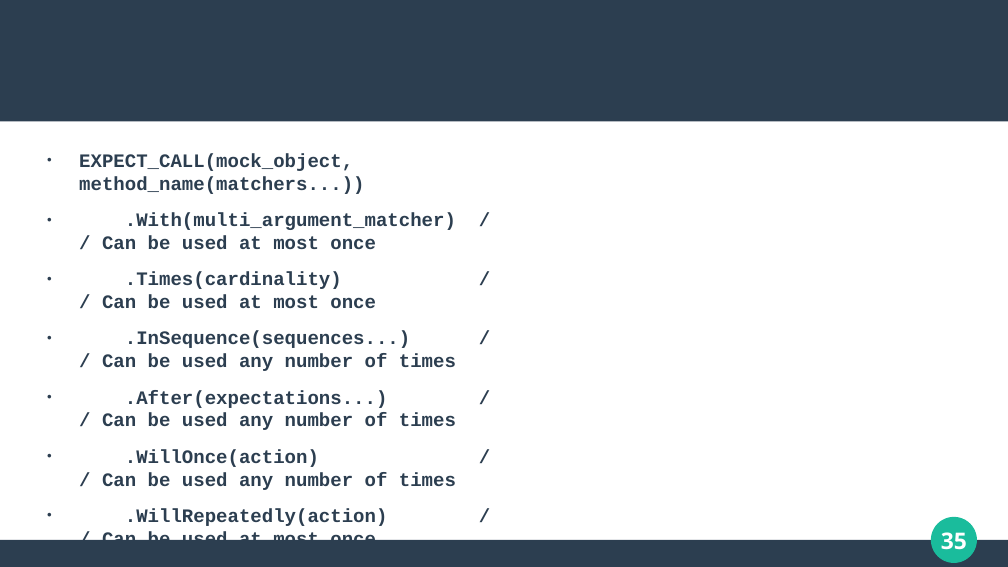
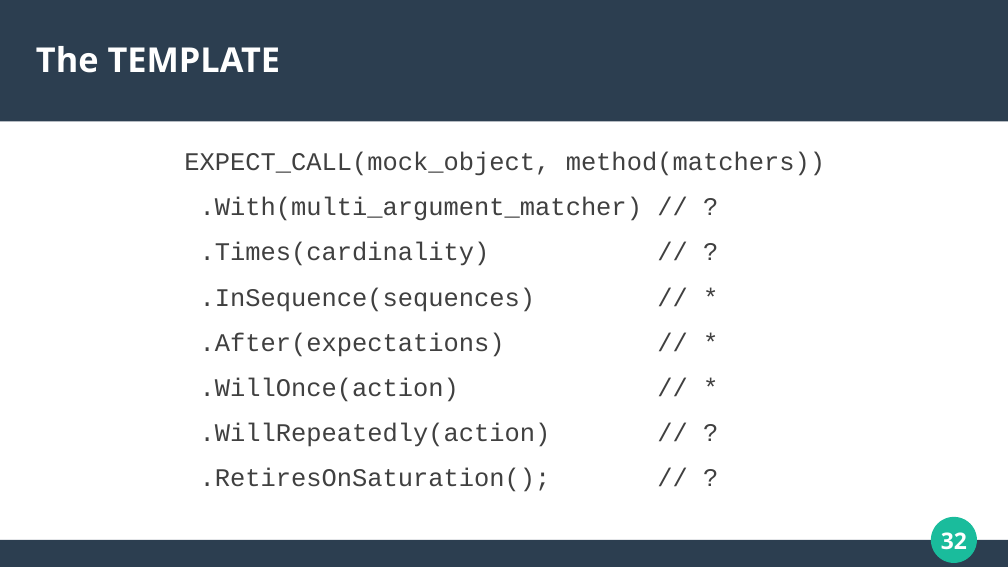
Before and after one commit to groskopf/gtest_training, a slide deck: slide 32 of presentation/presentation.odp (slide 35 before the commit). Drawn at 1008x567 pixels with LibreOffice and Linux fonts; fonts in the diff are those of the drawing. Boxes give left, top, right and bottom in pixels: in the first picture for what was removed or moved away, otherwise in the second. Text is boxed around its words. In the diff, an @@ line names an element or a change of style, - is before the commit and + after.

```diff
--- a/presentation/presentation.odp
+++ b/presentation/presentation.odp
@@ title added at [36,46,281,73], 27 pt, text #FFFFFF, bold @@
+The TEMPLATE
@@ text at [184,151,825,492]: text changed; size 15 to 20 pt; text colour #2C3E50 to #404040; bold off @@
-● EXPECT_CALL(mock_object, method_name(matchers...))
-● .With(multi_argument_matcher) // Can be used at most once
-● .Times(cardinality) // Can be used at most once
-● .InSequence(sequences...) // Can be used any number of times
-● .After(expectations...) // Can be used any number of times
-● .WillOnce(action) // Can be used any number of times
-● .WillRepeatedly(action) // Can be used at most once
-● .RetiresOnSaturation(); // Can be used at most once
+EXPECT_CALL(mock_object, method(matchers))
+.With(multi_argument_matcher) // ?
+.Times(cardinality) // ?
+.InSequence(sequences) // *
+.After(expectations) // *
+.WillOnce(action) // *
+.WillRepeatedly(action) // ?
+.RetiresOnSaturation(); // ?
@@ page number at [941,532,967,550]: text changed @@
-35
+32
```
Also in this commit, not shown: 37 other slides changed, 32 slides added, 7 slides removed.
